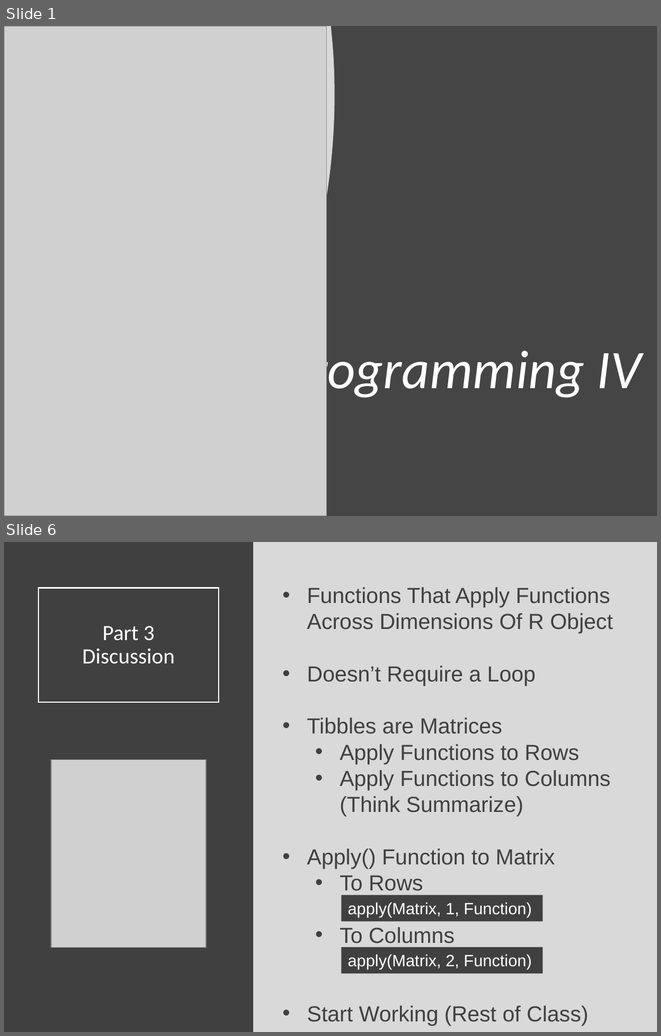
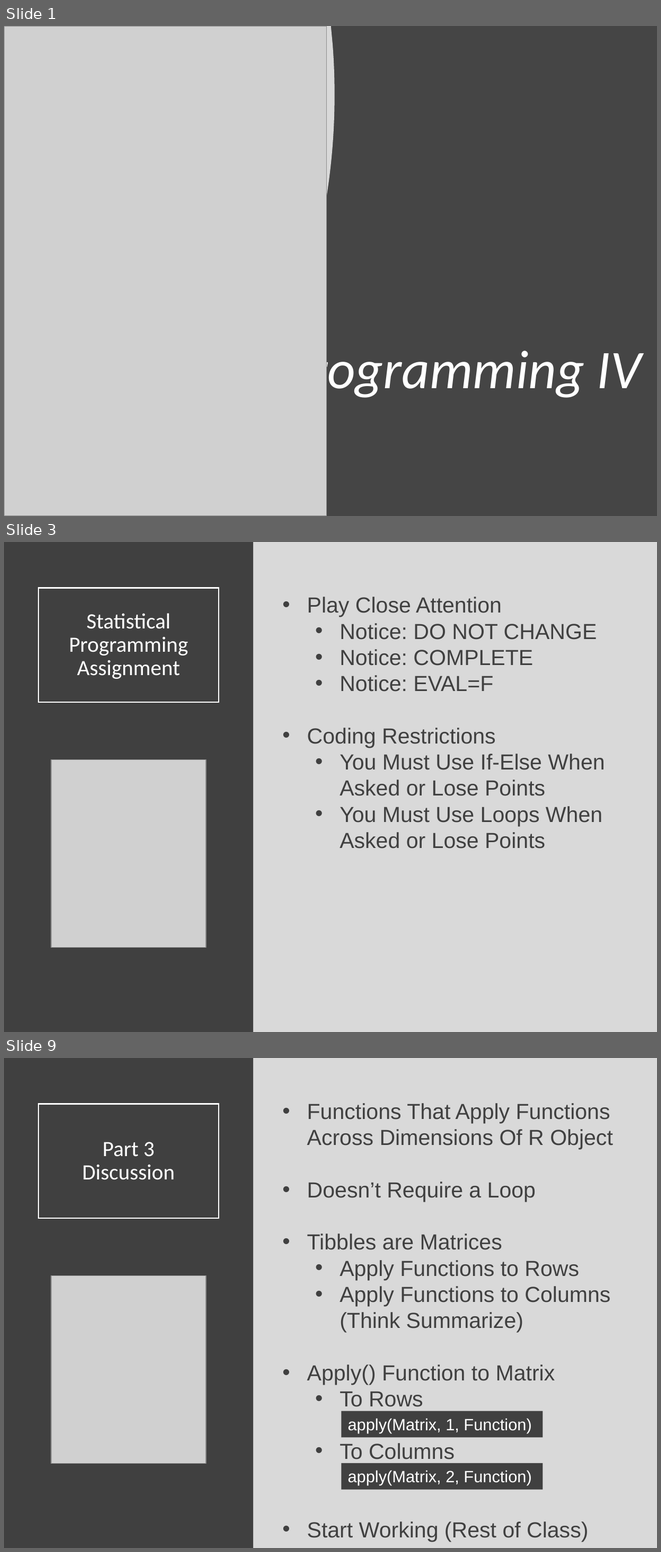
Before and after one commit to SuperMarioGiacomazzo/STOR320_WEBSITE, a slide deck: Lecture/Programming 4/Programming_4_Lecture.pptx. Shown one above the other, each under a label of ours: slides 1 and 6 before the commit, slides 1, 3 and 9 after it; the slides between them are not shown. The pictures are 661x1036 and 661x1552 pixels, drawn with LibreOffice and Linux fonts; fonts in the diff are those of the drawing; grey boxes stand for pictures. Boxes give left, top, right and bottom in pixels: in the first picture for what was removed or moved away, otherwise in the second. Text is boxed around its words. In the diff, an @@ line names an element or a change of style, - is before the commit and + after.

```diff
--- a/Lecture/Programming 4/Programming_4_Lecture.pptx
+++ b/Lecture/Programming 4/Programming_4_Lecture.pptx
@@ slide 3 added at [4, 542, 657, 1032], background #D9D9D9 @@
@@ rectangle added at [4, 542, 254, 1032], fill #404040 @@
@@ title added at [38, 588, 219, 702], outline #FFFFFF 1.5 pt, 24 pt, text #FFFFFF @@
+Statistical Programming
+Assignment
@@ text added at [307, 597, 604, 848], 24 pt, text #404040 @@
+• Play Close Attention
+  • Notice: DO NOT CHANGE
+  • Notice: COMPLETE
+  • Notice: EVAL=F
+• Coding Restrictions
+  • You Must Use If-Else When Asked or Lose Points
+  • You Must Use Loops When Asked or Lose Points
@@ picture added at [51, 759, 206, 947] @@
@@ what was slide 6 is now slide 9 @@
```
Also in this commit, not shown: 3 slides changed, 3 other slides added, 1 slide removed, 2 other files.
